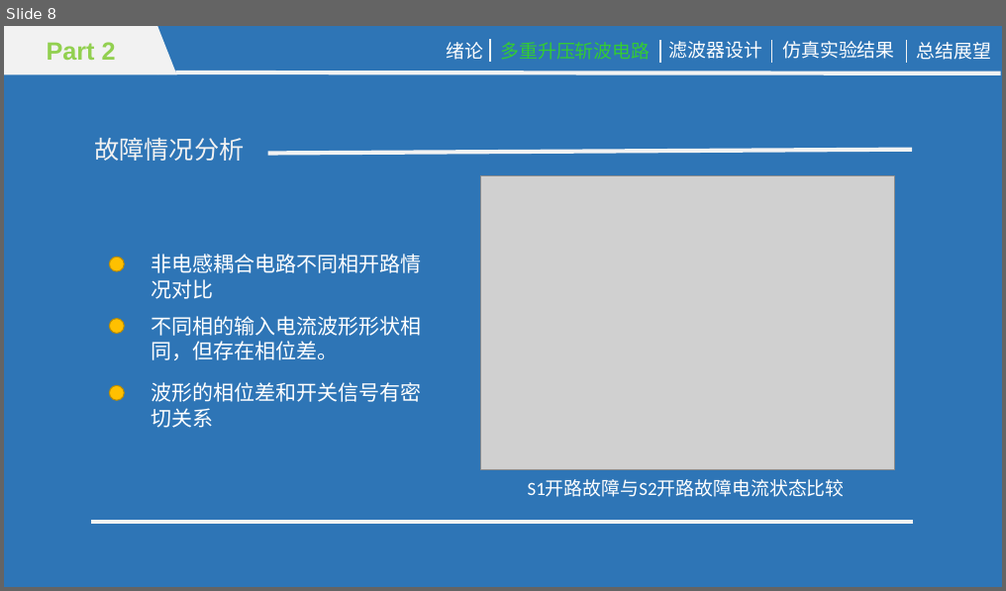
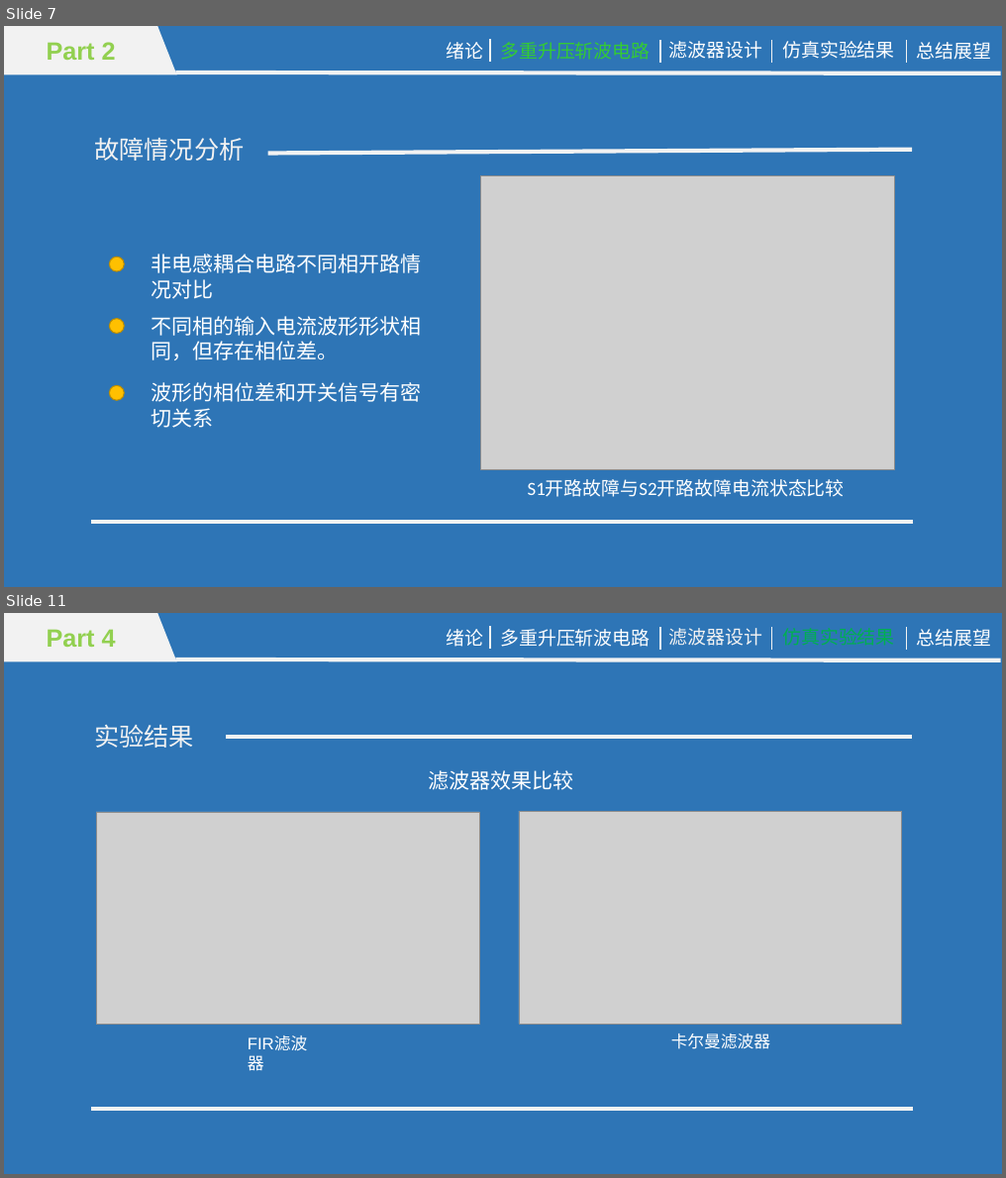
Before and after one commit to mcyang123/paper, a slide deck: 答辩.pptx. Shown one above the other, each under a label of ours: slide 8 before the commit, slides 7 and 11 after it; the slides between them are not shown. The pictures are 1006x591 and 1006x1178 pixels, drawn with LibreOffice and Linux fonts; fonts in the diff are those of the drawing; grey boxes stand for pictures. Boxes give left, top, right and bottom in pixels: in the first picture for what was removed or moved away, otherwise in the second. Text is boxed around its words. In the diff, an @@ line names an element or a change of style, - is before the commit and + after.

```diff
--- a/答辩.pptx
+++ b/答辩.pptx
@@ slide 11 added at (4,613,1002,1174), background #2E75B6 @@
@@ rectangle added at (4,613,157,662), fill #F2F2F2, 24 pt, text #92D050, bold @@
+Part 4
@@ right triangle added at (157,613,177,662), fill #F2F2F2 @@
@@ text added at (446,629,483,647), 18 pt, text #FFFFFF @@
+绪论
@@ line added from (491, 627) to (491, 649), #F2F2F2 1.5 pt @@
@@ text added at (500,629,649,647), 18 pt, text #FFFFFF @@
+多重升压斩波电路
@@ line added from (660, 627) to (660, 649), #F2F2F2 1.5 pt @@
@@ text added at (668,628,761,646), 18 pt, text #F2F2F2 @@
+滤波器设计
@@ line added from (772, 627) to (772, 649), #F2F2F2 1.5 pt @@
@@ line added from (907, 627) to (907, 649), #F2F2F2 1.5 pt @@
@@ text added at (917,629,992,647), 18 pt, text #FFFFFF @@
+总结展望
@@ line added from (175, 660) to (1001, 661), #F2F2F2 4 pt @@
@@ text added at (94,725,194,748), 24 pt, text #F2F2F2 @@
+实验结果
@@ line added from (912, 737) to (226, 737), #F2F2F2 4 pt @@
@@ text added at (429,770,574,790), 20 pt, text #FFFFFF @@
+滤波器效果比较
@@ picture added at (96,812,479,1025) @@
@@ picture added at (519,811,902,1024) @@
@@ text added at (240,1030,331,1058), 16 pt, text #FFFFFF @@
+FIR滤波器
@@ text added at (671,1034,770,1050), 16 pt, text #FFFFFF @@
+卡尔曼滤波器
@@ line added from (914, 1109) to (91, 1109), #F2F2F2 4 pt @@
@@ what was slide 8 is now slide 7 @@
```
Also in this commit, not shown: 3 slides changed, 7 other slides added, 1 slide removed.
